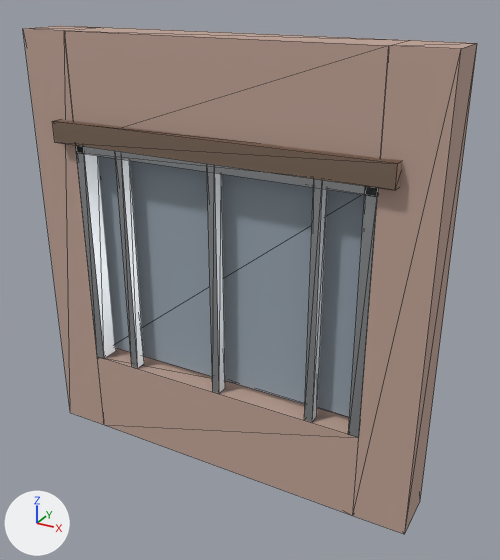
A saved change to the glTF model public/models/facade/bay_warehouse.lod1.glb.
Both versions are drawn from a 50 mm lens placed at (2.8, -4.45, 4.2), pointed at (0.21, 0.26, 1.84). Every picture has the same lights, and +X, +Y and +Z are marked at lower left. The first picture is the older version. Mesh edges are drawn as thin lines. Where no turn or scale is listed for an object, it has been applied to the vertices. Vertices at exactly the same position are counted once.

Objects in the first picture: 'facade_bay_warehouse'.
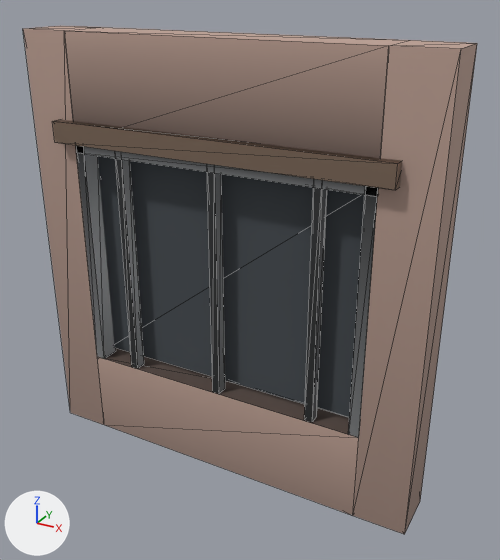
What differs and where, as boxes (x1, y1, x2, y2) in the pictures (500 x 560 px; the box of a moved part takes in the faces that stretch with it):
'facade_bay_warehouse', recoloured, reshaped (darker): (23, 26, 477, 534) in both
part 1 of me_facade_bay_warehouse, moved or reshaped: (348, 186, 378, 438) in both

Patch to the scene script:
```diff
--- a/public/models/facade/bay_warehouse.lod1.glb.py
+++ b/public/models/facade/bay_warehouse.lod1.glb.py
@@ mat_brick_red @@
 n0 = _N.new('ShaderNodeBsdfPrincipled'); n0.name = 'Principled BSDF'
-n0.inputs[0].default_value = (0.52, 0.36, 0.3, 1.0)  # 'Base Color', beige #bfa295
 n0.inputs[2].default_value = 0.85  # 'Roughness'
 n1 = _N.new('ShaderNodeOutputMaterial'); n1.name = 'Material Output'
+n2 = _N.new('ShaderNodeMix'); n2.name = 'Mix'
+n2.data_type = 'RGBA'
+n2.blend_type = 'MULTIPLY'
+n2.inputs[0].default_value = 1.0  # 'Factor'
+n2.inputs[7].default_value = (0.52, 0.36, 0.3, 1.0)  # 'B', beige #bfa295
+n3 = _N.new('ShaderNodeVertexColor'); n3.name = 'Color Attribute'
 _L.new(n0.outputs[0], n1.inputs[0])  # 'BSDF' to 'Surface'
+_L.new(n2.outputs[2], n0.inputs[0])  # 'Result' to 'Base Color'
+_L.new(n3.outputs[0], n2.inputs[6])  # 'Color' to 'A'
@@ mat_glass_curtain @@
 n0 = _N.new('ShaderNodeBsdfPrincipled'); n0.name = 'Principled BSDF'
-n0.inputs[0].default_value = (0.32, 0.38, 0.44, 1.0)  # 'Base Color', grey #99a6b1
 n0.inputs[2].default_value = 0.85  # 'Roughness'
 n1 = _N.new('ShaderNodeOutputMaterial'); n1.name = 'Material Output'
+n2 = _N.new('ShaderNodeMix'); n2.name = 'Mix'
+n2.data_type = 'RGBA'
+n2.blend_type = 'MULTIPLY'
+n2.inputs[0].default_value = 1.0  # 'Factor'
+n2.inputs[7].default_value = (0.32, 0.38, 0.44, 1.0)  # 'B', grey #99a6b1
+n3 = _N.new('ShaderNodeVertexColor'); n3.name = 'Color Attribute'
 _L.new(n0.outputs[0], n1.inputs[0])  # 'BSDF' to 'Surface'
+_L.new(n2.outputs[2], n0.inputs[0])  # 'Result' to 'Base Color'
+_L.new(n3.outputs[0], n2.inputs[6])  # 'Color' to 'A'
@@ mat_metal_galv @@
 n0 = _N.new('ShaderNodeBsdfPrincipled'); n0.name = 'Principled BSDF'
-n0.inputs[0].default_value = (0.6, 0.62, 0.64, 1.0)  # 'Base Color', light grey #cbced1
 n0.inputs[1].default_value = 1.0  # 'Metallic'
@@ mat_metal_galv @@
 n1 = _N.new('ShaderNodeOutputMaterial'); n1.name = 'Material Output'
+n2 = _N.new('ShaderNodeMix'); n2.name = 'Mix'
+n2.data_type = 'RGBA'
+n2.blend_type = 'MULTIPLY'
+n2.inputs[0].default_value = 1.0  # 'Factor'
+n2.inputs[7].default_value = (0.6, 0.62, 0.64, 1.0)  # 'B', light grey #cbced1
+n3 = _N.new('ShaderNodeVertexColor'); n3.name = 'Color Attribute'
 _L.new(n0.outputs[0], n1.inputs[0])  # 'BSDF' to 'Surface'
+_L.new(n2.outputs[2], n0.inputs[0])  # 'Result' to 'Base Color'
+_L.new(n3.outputs[0], n2.inputs[6])  # 'Color' to 'A'
@@ mat_metal_rust @@
 n0 = _N.new('ShaderNodeBsdfPrincipled'); n0.name = 'Principled BSDF'
-n0.inputs[0].default_value = (0.45, 0.32, 0.24, 1.0)  # 'Base Color', beige #b39986
 n0.inputs[1].default_value = 1.0  # 'Metallic'
@@ mat_metal_rust @@
 n1 = _N.new('ShaderNodeOutputMaterial'); n1.name = 'Material Output'
+n2 = _N.new('ShaderNodeMix'); n2.name = 'Mix'
+n2.data_type = 'RGBA'
+n2.blend_type = 'MULTIPLY'
+n2.inputs[0].default_value = 1.0  # 'Factor'
+n2.inputs[7].default_value = (0.45, 0.32, 0.24, 1.0)  # 'B', beige #b39986
+n3 = _N.new('ShaderNodeVertexColor'); n3.name = 'Color Attribute'
 _L.new(n0.outputs[0], n1.inputs[0])  # 'BSDF' to 'Surface'
+_L.new(n2.outputs[2], n0.inputs[0])  # 'Result' to 'Base Color'
+_L.new(n3.outputs[0], n2.inputs[6])  # 'Color' to 'A'
@@ me_facade_bay_warehouse @@
 me_facade_bay_warehouse.from_pydata(...)  # 80 vertices, 144 faces; spans x -1.8..1.8, y -0.27..0.27, z -1.9..1.9
-me_facade_bay_warehouse.vertices[38].co = (1.35, 0.0, 1.0)
-me_facade_bay_warehouse.vertices[39].co = (1.26, -0.18, -1.1)  # pixel (348, 434)
-me_facade_bay_warehouse.vertices[40].co = (1.26, -0.18, 1.0)
-me_facade_bay_warehouse.vertices[41].co = (1.35, 0.0, -1.1)
-me_facade_bay_warehouse.vertices[42].co = (1.26, 0.0, -1.1)
-me_facade_bay_warehouse.vertices[43].co = (1.26, 0.0, 1.0)
+# me_facade_bay_warehouse part 1
+me_facade_bay_warehouse.vertices[38].co = (1.26, -0.18, -1.1)  # pixel (348, 434)
+me_facade_bay_warehouse.vertices[39].co = (1.26, -0.18, 1.0)
+me_facade_bay_warehouse.vertices[40].co = (1.35, 0.0, -1.1)
+me_facade_bay_warehouse.vertices[41].co = (1.26, 0.0, -1.1)
+me_facade_bay_warehouse.vertices[42].co = (1.26, 0.0, 1.0)
+me_facade_bay_warehouse.vertices[43].co = (1.35, 0.0, 1.0)
 me_facade_bay_warehouse.materials.append(mat_brick_red)
```
